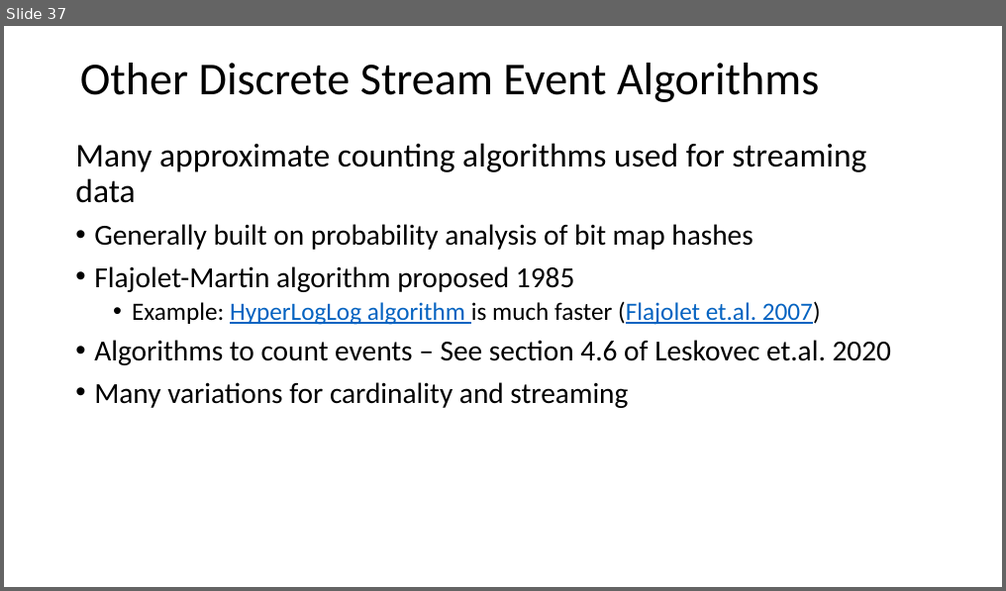
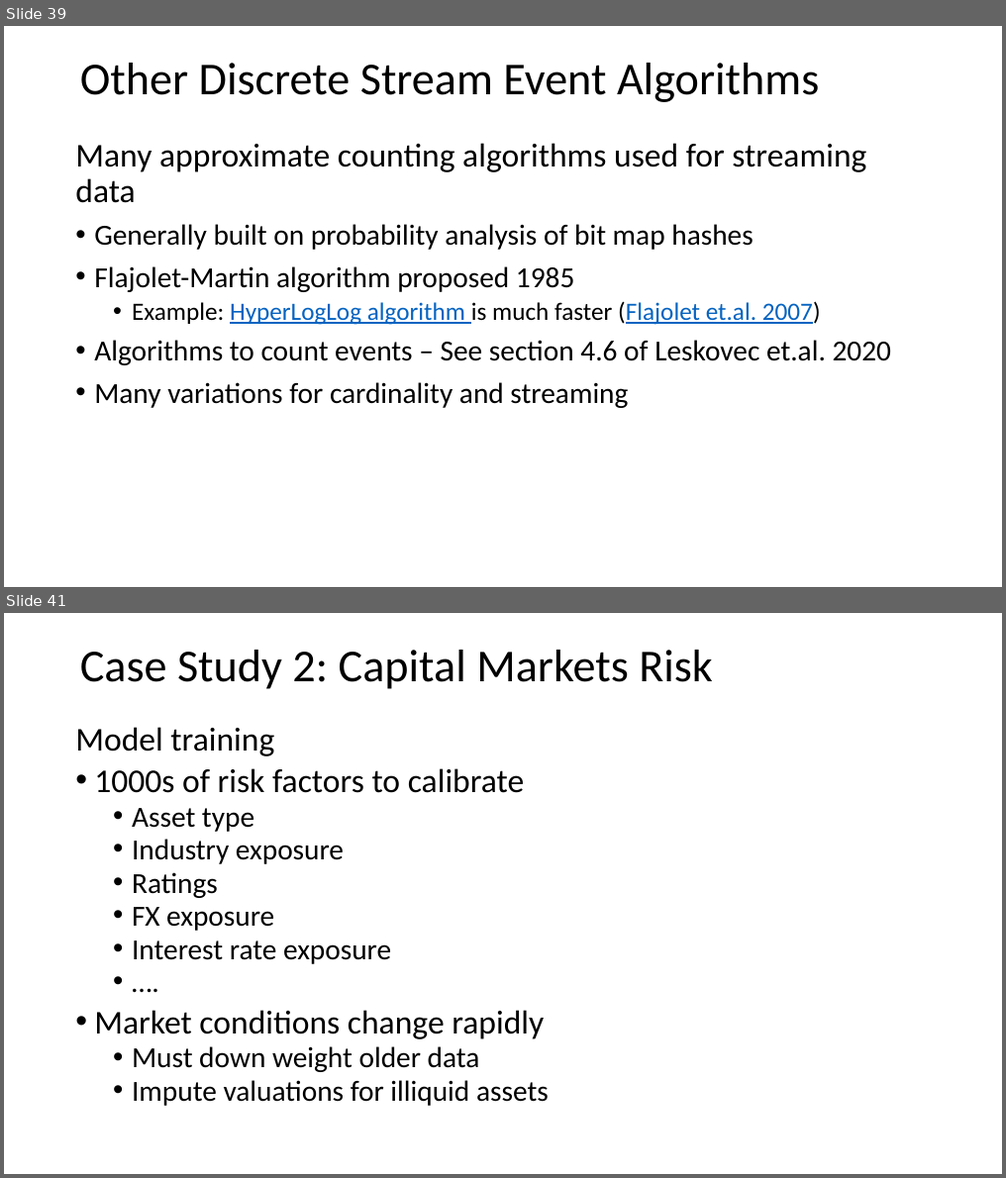
Before and after one commit to StephenElston/CSCI-E-108, a slide deck: slides/3_StreamingAnalytics.pptx. Shown one above the other, each under a label of ours: slide 37 before the commit, slides 39 and 41 after it; the slides between them are not shown. The pictures are 1006x591 and 1006x1178 pixels, drawn with LibreOffice and Linux fonts; fonts in the diff are those of the drawing. Boxes give left, top, right and bottom in pixels: in the first picture for what was removed or moved away, otherwise in the second. Text is boxed around its words. In the diff, an @@ line names an element or a change of style, - is before the commit and + after.

```diff
--- a/slides/3_StreamingAnalytics.pptx
+++ b/slides/3_StreamingAnalytics.pptx
@@ slide 41 added at [4,613,1002,1174], background #FFFFFF @@
@@ text added at [80,650,713,689], 44 pt, text #000000 @@
+Case Study 2: Capital Markets Risk
@@ text added at [75,727,548,1106], 28 pt, text #000000 @@
+Model training
+• 1000s of risk factors to calibrate
+  • Asset type
+  • Industry exposure
+  • Ratings
+  • FX exposure
+  • Interest rate exposure
+  • ….
+• Market conditions change rapidly
+  • Must down weight older data
+  • Impute valuations for illiquid assets
@@ what was slide 37 is now slide 39 @@
```
Also in this commit, not shown: 4 slides changed, 5 other slides added, 1 slide removed.
